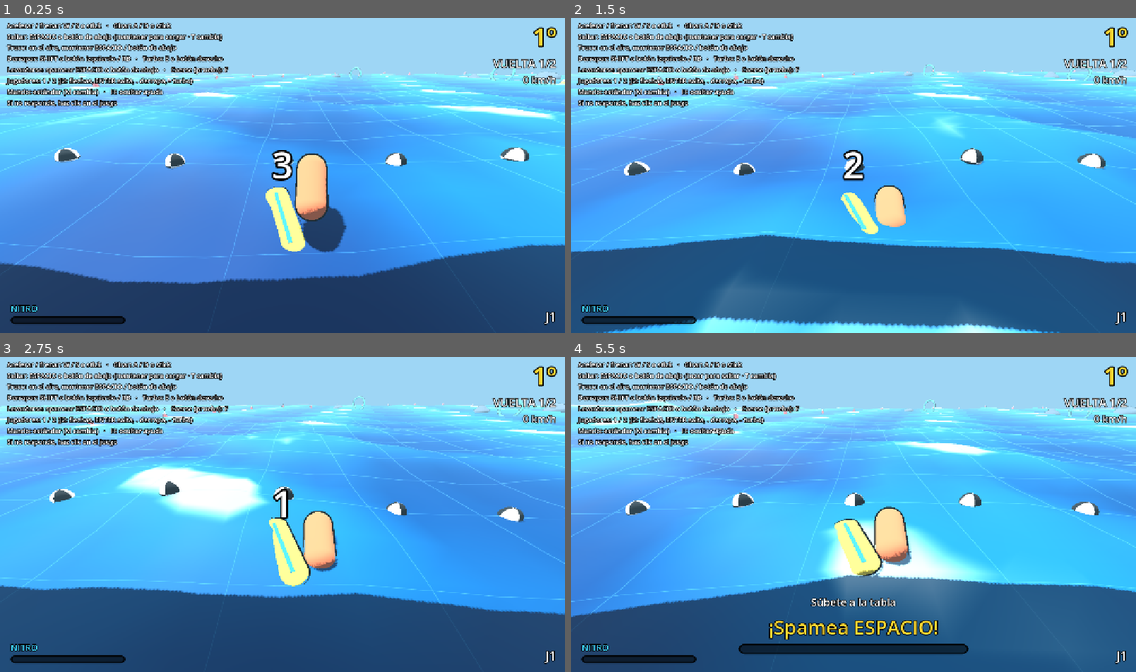
Above: before the commit, frames 1-4 (two rows, left to right).
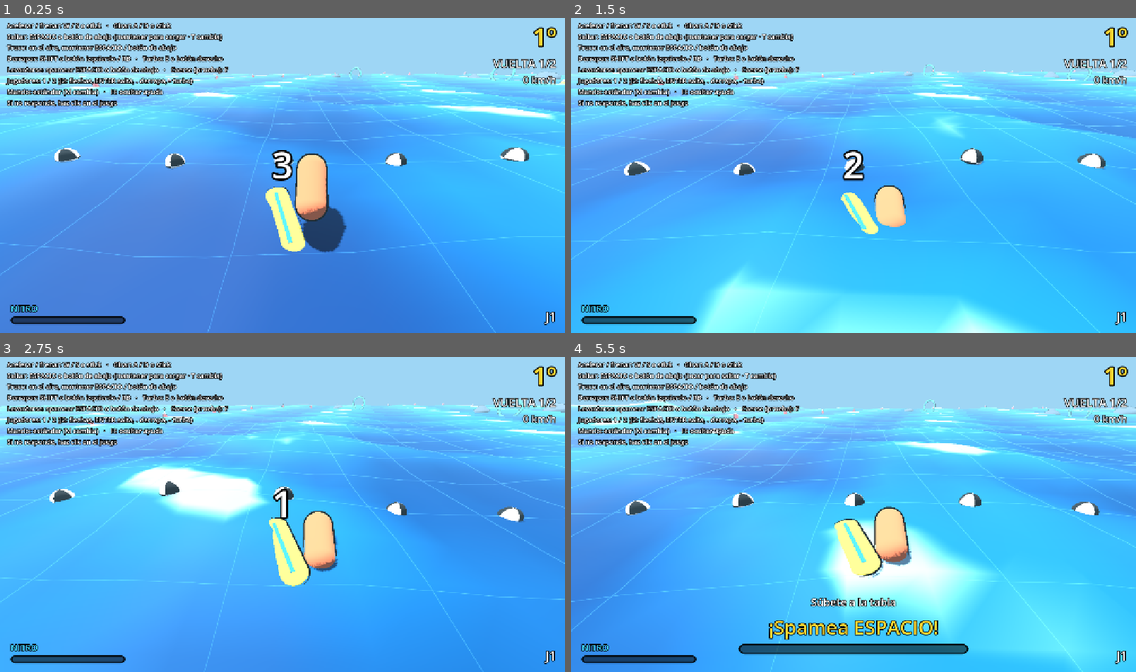
Above: after the commit, the same moments.

Repository: asimplesurfer/simplesurf
Game: Godot game, scene res://main.tscn
Two runs of this game, one before a commit and one after it. Both use one fixed random seed, a clock stepped at 60 frames per second and the inputs below.
Inputs (mouse positions are in pixels of both pictures, inside the frame that each line leads up to):
- Up to frame 1 (0.25 s): no input
- Up to frame 2 (1.5 s): tap Enter at 0.5 s; move the mouse to (977, 159) at 0.52 s; hold D (p1_right) 0.53-1.25 s; hold Space (p1_a) 0.53-1.25 s; click (977, 159) at 0.67 s; drag from (740, 191) to (825, 238) at 1.27 s
- Up to frame 3 (2.75 s): move the mouse to (339, 442) at 2.02 s; hold D (p1_right) from 2.03 s (still down); tap Shift (p1_drift) at 2.1 s
- Up to frame 4 (5.5 s): release D (p1_right) at 2.75 s; drag from (825, 577) to (684, 464) at 2.77 s; move the mouse to (1023, 561) at 3.52 s; hold A (p1_left) 3.53-4.25 s; tap T at 3.6 s; drag from (684, 464) to (768, 432) at 4.27 s; move the mouse to (881, 514) at 5.02 s; hold S from 5.03 s (still down); tap L at 5.1 s; click (881, 514) at 5.17 s

The runs differ from the first frame. In frame 1, 20% of the frame differs, in the area x 0-100%, y 71-100%; in frame 2, 25%, in the area x 0-100%, y 68-100%; in frame 3, 24%; in frame 4, 25%.

Commit message:
Bandera de meta sin sombra; quitar paso temporal de capturas
Co-Authored-By: Claude Opus 5.5 <noreply@anthropic.com>
Claude-Session: https://claude.ai/code/session_0158oNfJa2g5qsqyuATh8Mjh

Diff:
--- a/world/course.gd
+++ b/world/course.gd
@@ -179,6 +179,8 @@
 	var banner := MeshInstance3D.new()
 	banner.name = "FinishBanner"
 	banner.mesh = banner_mesh
+	# Sin sombra: si no, deja una franja oscura enorme justo en la largada.
+	banner.cast_shadow = GeometryInstance3D.SHADOW_CASTING_SETTING_OFF
 	banner.position = (inner + outer) * 0.5 + Vector3(0.0, 9.0, 0.0)
 	# El banner va a lo ancho del circuito (dirección radial en ángulo 0 = eje X).
 	add_child(banner)
